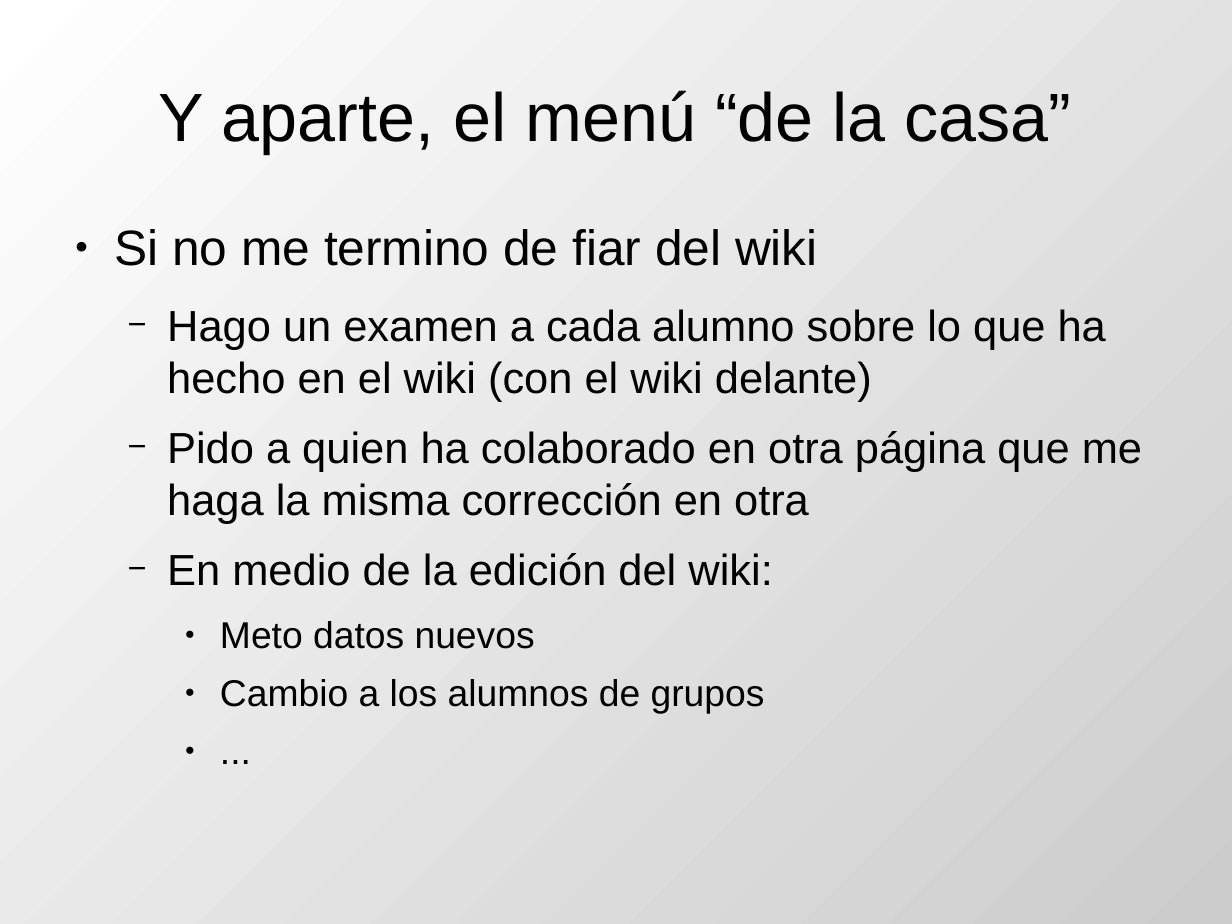
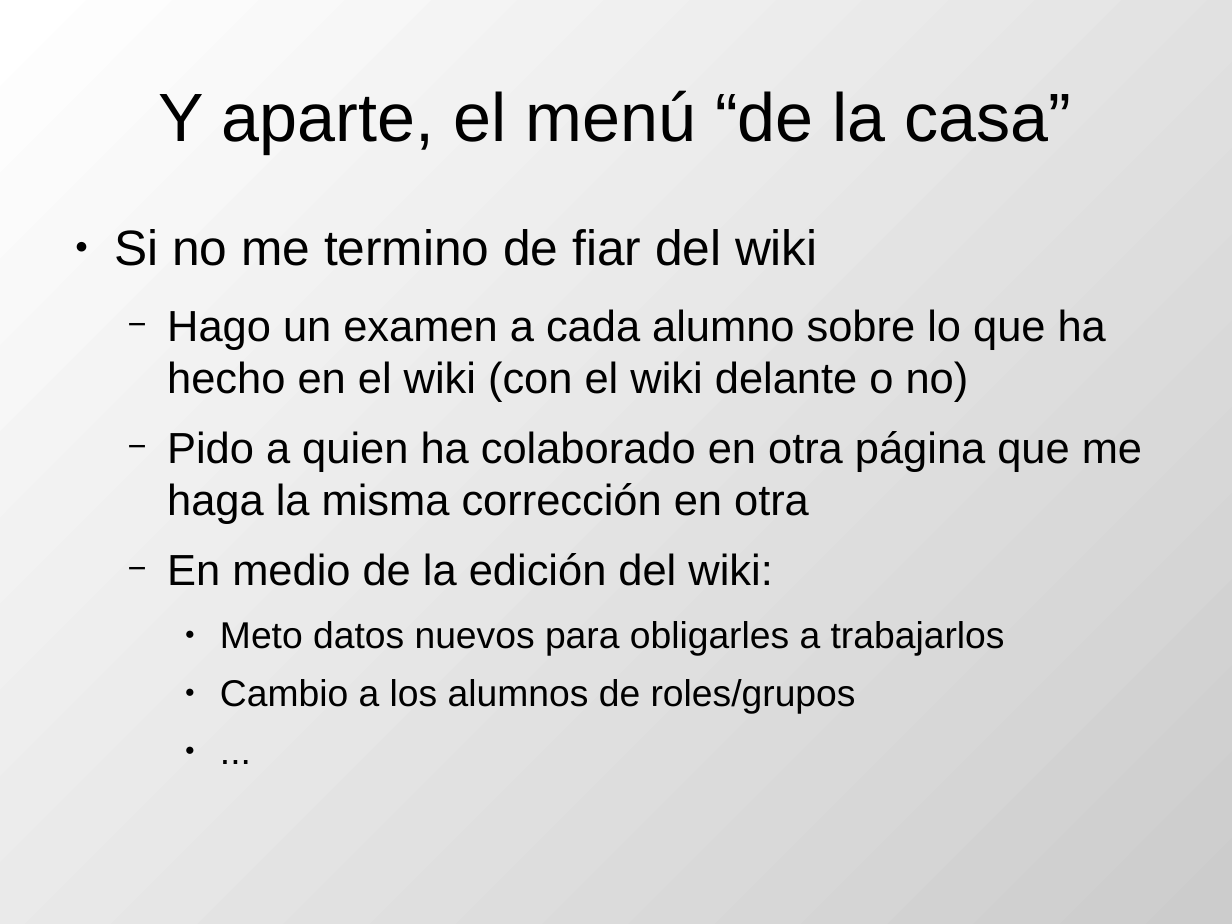
Before and after one commit to DrPantera/wikis4education, a slide deck: slide 18 of uca-2013_07/tema-5-EvaluacionWikis.odp (slide 15 before the commit). Drawn at 1232x924 pixels with LibreOffice and Linux fonts; fonts in the diff are those of the drawing. Boxes give left, top, right and bottom in pixels: in the first picture for what was removed or moved away, otherwise in the second. Text is boxed around its words. In the diff, an @@ line names an element or a change of style, - is before the commit and + after.

```diff
--- a/uca-2013_07/tema-5-EvaluacionWikis.odp
+++ b/uca-2013_07/tema-5-EvaluacionWikis.odp
@@ text at [167, 309, 1106, 402]: text changed @@
-  − Hago un examen a cada alumno sobre lo que ha hecho en el wiki (con el wiki delante)
+  − Hago un examen a cada alumno sobre lo que ha hecho en el wiki (con el wiki delante o no)
@@ text at [220, 621, 1005, 714]: text changed @@
-    ● Meto datos nuevos
-    ● Cambio a los alumnos de grupos
+    ● Meto datos nuevos para obligarles a trabajarlos
+    ● Cambio a los alumnos de roles/grupos
```
Also in this commit, not shown: 6 other slides changed, 3 slides added, 1 other file.
